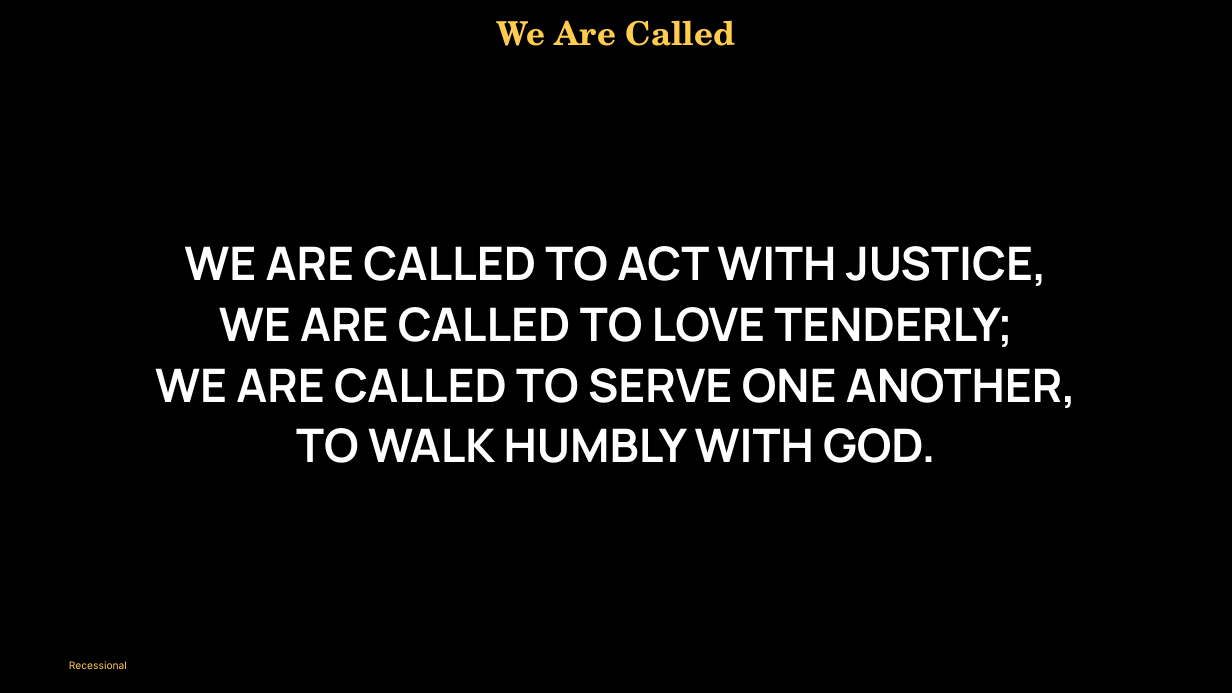
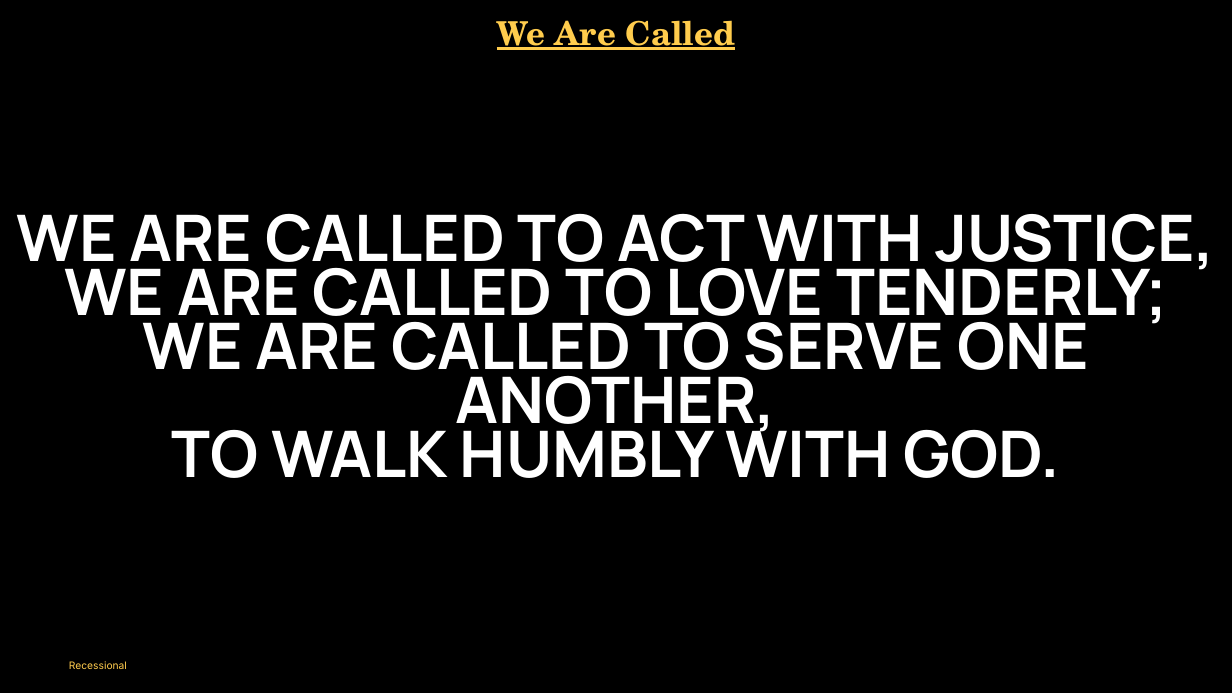
Before and after one commit to divinogabriel9/verbum, a slide deck: slide 72 of outputs/GFCC14Jun2026_11thSundayinOrdinaryTime.pptx (slide 71 before the commit). Drawn at 1232x693 pixels with LibreOffice and Linux fonts; fonts in the diff are those of the drawing. Boxes give left, top, right and bottom in pixels: in the first picture for what was removed or moved away, otherwise in the second. Text is boxed around its words. In the diff, an @@ line names an element or a change of style, - is before the commit and + after.

```diff
--- a/outputs/GFCC14Jun2026_11thSundayinOrdinaryTime.pptx
+++ b/outputs/GFCC14Jun2026_11thSundayinOrdinaryTime.pptx
@@ text "We Are Called" at bbox=[497, 20, 735, 50]: underline on @@
@@ text "WE ARE CALLED TO ACT ..." at bbox=[17, 214, 1215, 478]: size 54 to 75 pt; line spacing 1 to 0.7; less space between paragraphs @@
```
Also in this commit, not shown: 30 other slides changed, 2 slides added, 1 slide removed, 15 other files.
